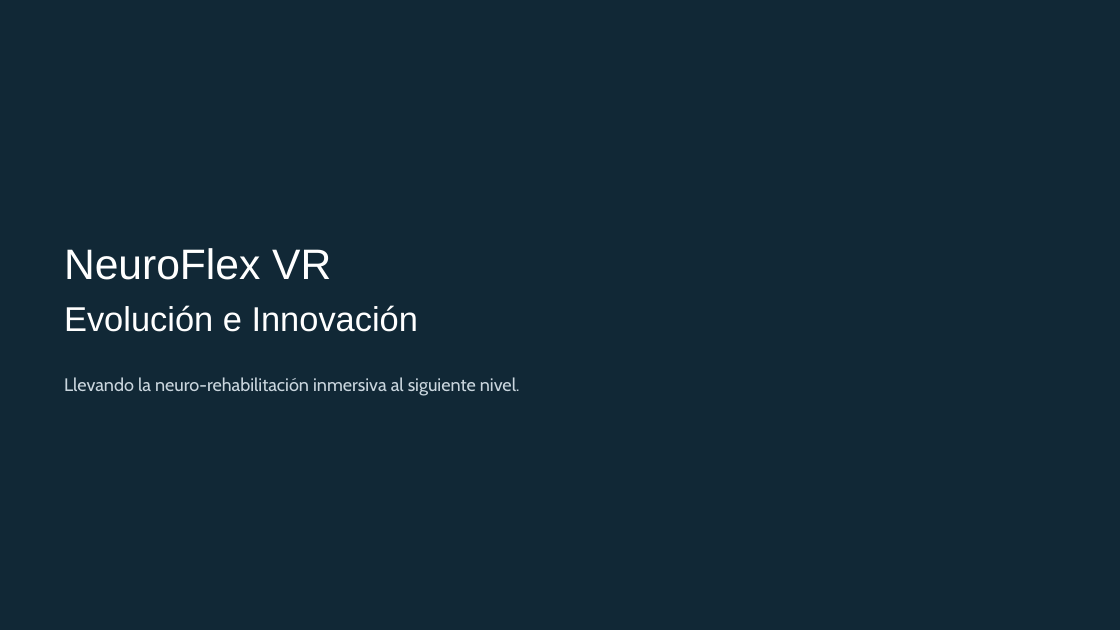
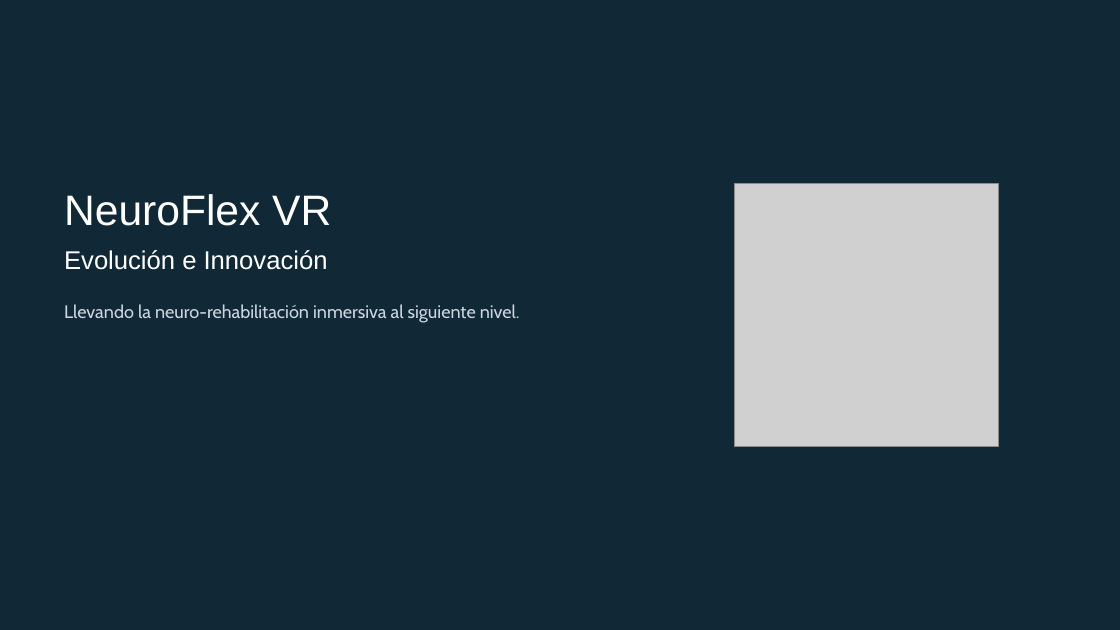
Before and after one commit to AlexArmijoAcevedo/Capstone_NeuroFlex, a slide deck: slide 1 of Fase 1/Evidencias Grupales/Presentacion Proyecto.pptx. Drawn at 1120x630 pixels with LibreOffice and Linux fonts; fonts in the diff are those of the drawing; grey boxes stand for pictures; background and template pictures are left out; a plain dark background stands for a picture behind light text. Boxes give left, top, right and bottom in pixels: in the first picture for what was removed or moved away, otherwise in the second. Text is boxed around its words. In the diff, an @@ line names an element or a change of style, - is before the commit and + after.

```diff
--- a/Fase 1/Evidencias Grupales/Presentacion Proyecto.pptx
+++ b/Fase 1/Evidencias Grupales/Presentacion Proyecto.pptx
@@ text "NeuroFlex VR": place and size @@
-text "NeuroFlex VR" at (64,248,331,280)
+text "NeuroFlex VR" at (64,194,331,226)
@@ picture added at (734,183,998,447) @@
@@ text "Evolución e Innovación": place and size @@
-text "Evolución e Innovación" at (64,305,418,332)
+text "Evolución e Innovación" at (64,250,328,270)
@@ text "Evolución e Innovación" at (64,250,328,270): size 29.5 to 22 pt @@
@@ text "Llevando la neuro-rehabilitación inmersiva al ...": place and size @@
-text "Llevando la neuro-rehabilitación inmersiva al ..." at (64,377,520,396)
+text "Llevando la neuro-rehabilitación inmersiva al ..." at (64,304,520,323)
```
Also in this commit, not shown: 4 other slides changed, 2 slides added, 1 other file.
